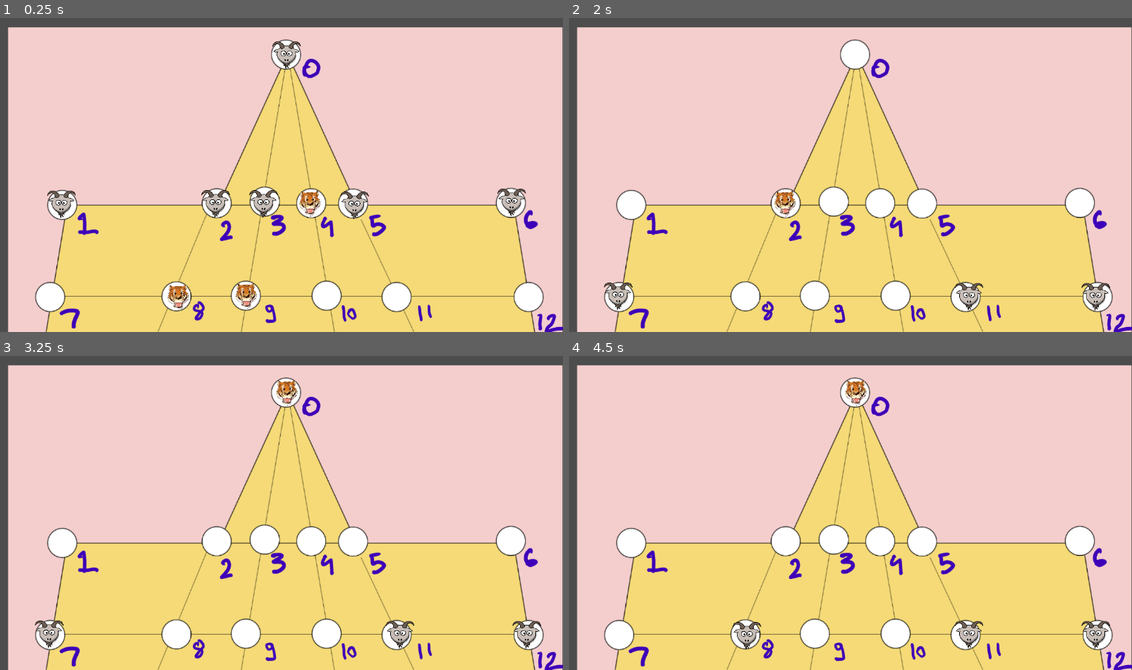
Above: before the commit, frames 1-4 (two rows, left to right).
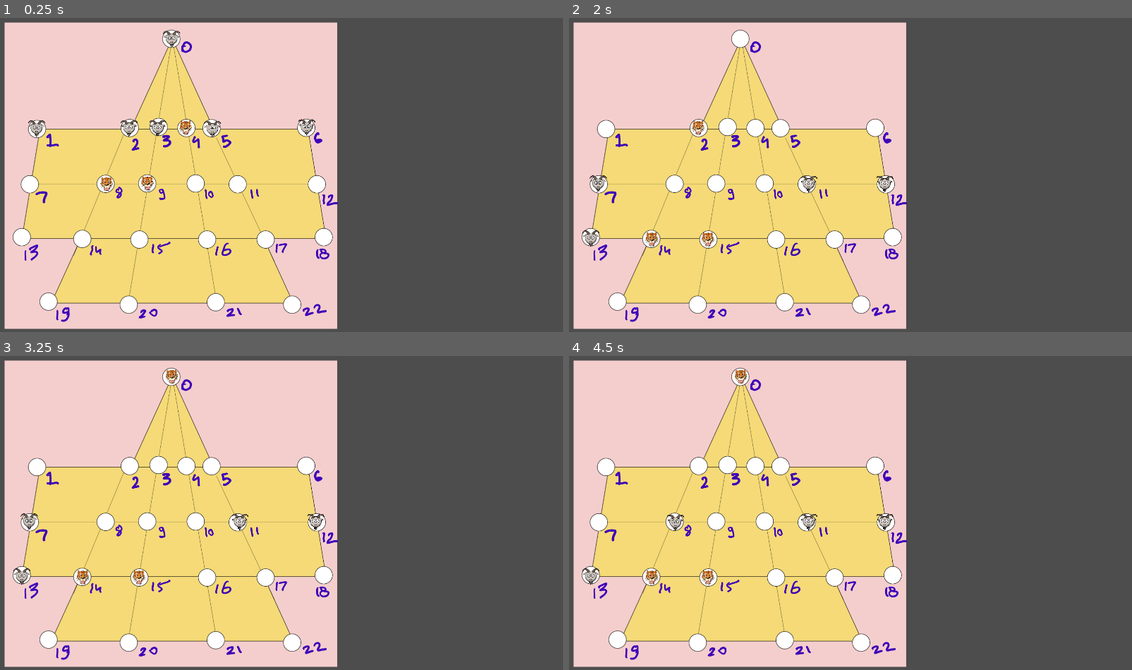
Above: after the commit, the same moments.

Repository: thesauravshukla/GOATedTigers
Game: Godot game, scene res://scenes/testbed.tscn
Two runs of this game, one before a commit and one after it. Both use one fixed random seed, a clock stepped at 60 frames per second and the inputs below.
Inputs:
- Up to frame 1 (0.25 s): no input
- Up to frame 2 (2 s): no input
- Up to frame 3 (3.25 s): no input
- Up to frame 4 (4.5 s): no input

The runs differ from the first frame. In frame 1, 67% of the frame differs, in the area x 0-100%, y 1-100%; in frame 2, 67%; in frame 3, 67%; in frame 4, 67%.

Commit message:
changes for clearing all warnings

Diff:
--- a/project.godot
+++ b/project.godot
@@ -15,6 +15,11 @@
 config/features=PackedStringArray("4.2", "Mobile")
 config/icon="res://icon.svg"
 
+[display]
+
+window/size/viewport_width=1920
+window/size/viewport_height=1080
+
 [dotnet]
 
 project/assembly_name="GOATedTigers"
--- a/scripts/mcts.gd
+++ b/scripts/mcts.gd
@@ -119,10 +119,10 @@
 	#returning the next board state
 	return board_state.children[max_t_index]
 
-func backpropagation(root_node: mcts_node, leaf_node: mcts_node, reward: float):
+func backpropagation(root_node: mcts_node, leaf_node: mcts_node, reward_value: float):
 	var curr_node = leaf_node
 	while(1):
-		curr_node.t += reward
+		curr_node.t += reward_value
 		curr_node.n += 1
 		if(curr_node == root_node):
 			break
@@ -139,7 +139,6 @@
 		var total_goats_placed = goats_on_board + board_state.dead_goat_count
 
 		if(total_goats_placed < 15):
-			var blank_indices: Array
 			for i in range(23):
 				if(board_state.game_state_array[i] == 'b'):
 					var child_board_state = mcts_node.new()
@@ -157,7 +156,7 @@
 
 		#case for when all goats have been placed
 		else:
-			var valid_goat_moves: Array[Array]
+			var valid_goat_moves: Array[Array] =[]
 			for i in range(23):
 				if(board_state.game_state_array[i] == 'g'):
 					for j in board_connectivity[i]:
@@ -179,7 +178,7 @@
 				board_state.children.push_back(child_board_state)
 
 	else:
-		var valid_tiger_moves: Array[Array]
+		var valid_tiger_moves: Array[Array] = []
 		for i in range(23):
 			if(board_state.game_state_array[i] == 't'):
 				for jump in tiger_jumps[i]:
@@ -210,7 +209,7 @@
 #Rollout function
 func rollout(board_state: mcts_node, player_type: String) -> float:
 	if(is_game_terminated(board_state)):
-		return reward(win,loss,draw,board_state, player_type)
+		return reward(board_state, player_type)
 
 	var copied_board_state = mcts_node.new()
 	copied_board_state.children = board_state.children.duplicate()
@@ -231,7 +230,7 @@
 		var total_goats_placed = goats_on_board + copied_board_state.dead_goat_count
 
 		if(total_goats_placed < 15):
-			var blank_indices: Array
+			var blank_indices: Array = []
 			for i in range(23):
 				if(copied_board_state.game_state_array[i] == 'b'):
 					blank_indices.push_back(i)
@@ -243,7 +242,7 @@
 
 		#case for when all goats have been placed
 		else:
-			var valid_goat_moves: Array[Array]
+			var valid_goat_moves: Array[Array] = []
 			for i in range(23):
 				if(copied_board_state.game_state_array[i] == 'g'):
 					for j in board_connectivity[i]:
@@ -257,7 +256,7 @@
 			return rollout(copied_board_state, player_type)
 
 	else:
-		var valid_tiger_moves: Array[Array]
+		var valid_tiger_moves: Array[Array] = []
 		for i in range(23):
 			if(copied_board_state.game_state_array[i] == 't'):
 				for jump in tiger_jumps[i]:
@@ -303,7 +302,7 @@
 
 
 #Reward function
-func reward(win: float, loss: float, draw: float, board_state: mcts_node, player_type: String):
+func reward(board_state: mcts_node, player_type: String):
 	if(player_type == 'g'):
 		if(board_state.dead_goat_count >= 5):
 			return loss
--- a/scripts/testbed_ctrl.gd
+++ b/scripts/testbed_ctrl.gd
@@ -25,7 +25,7 @@
 func _ready():
 	pass
 
-func _process(delta):
+func _process(_delta):
 	board_state = bot.MCTS_SIM(board_state,10)
 	show_game_state(board_state.game_state_array)
 
Renamed: textures/icon.svg -> icon.svg
Not shown, changed: icon.svg.import
Not shown: 1 places in scenes/testbed.tscn that only renumber resources
